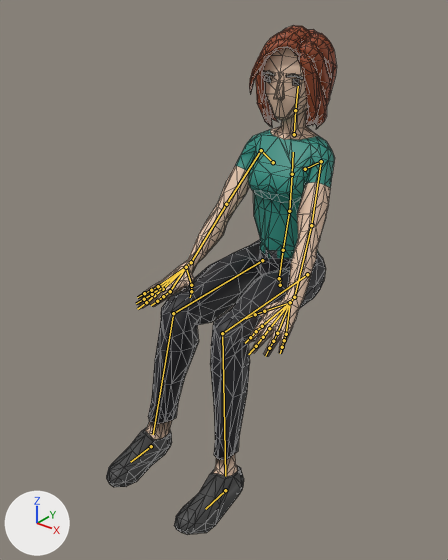
Renders of the glTF model js/models/avatars/club-crowd-f2.glb from each side of a commit.
Camera for both pictures: a camera (50 mm lens) standing at (1.101, -1.639, 1.502) and looking at (-0.012, -0.247, 0.639). The lights are fixed; the arrows at lower left show +X, +Y and +Z. The older version comes first. Both versions are drawn at frame 287 of the action 'Seated_Low_Loop'; the numbers are the values there. The bones that change, and the others that lie on the model, are drawn over the model as lines. Mesh edges are drawn as thin lines.

In view in the first picture: 'Casual_Body'.
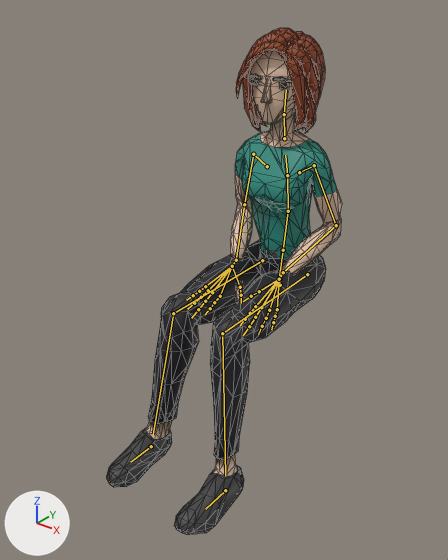
Changed parts and their boxes (x1, y1, x2, y2) in the pictures (448 x 560 px):
```json
{"object": "Casual_Body", "change": "posed", "before": [107, 26, 337, 534], "after": [107, 28, 342, 534]}
{"bone": "Abdomen", "before": "(283, 250) to (289, 211)", "after": "(283, 250) to (288, 211)"}
{"bone": "Torso", "before": "(289, 211) to (292, 174)", "after": "(288, 211) to (287, 175)"}
{"bone": "Chest", "before": "(292, 174) to (293, 152)", "after": "(287, 175) to (285, 155)"}
{"bone": "Neck", "before": "(294, 134) to (295, 110)", "after": "(284, 138) to (284, 114)"}
{"bone": "Head", "before": "(295, 110) to (298, 86)", "after": "(284, 114) to (286, 89)"}
{"bone": "UpperArm.L", "before": "(321, 161) to (311, 225)", "after": "(314, 165) to (336, 225)"}
{"bone": "LowerArm.L", "before": "(311, 225) to (294, 297)", "after": "(336, 225) to (283, 272)"}
{"bone": "Wrist.L", "before": "(294, 297) to (290, 302)", "after": "(283, 272) to (279, 279)"}
{"bone": "UpperArm.R", "before": "(261, 150) to (226, 204)", "after": "(253, 154) to (244, 204)"}
{"bone": "LowerArm.R", "before": "(226, 204) to (191, 262)", "after": "(244, 204) to (236, 260)"}
{"bone": "Wrist.R", "before": "(191, 262) to (186, 267)", "after": "(236, 260) to (232, 266)"}
```

Scene script edits in JSON lines:
```json
{"block": "bone_abdomen", "where": "bone_abdomen = bpy.data.objects['CharacterArmature'].pose.bones['Abdomen']  # child of 'Hips'"}
{"op": "set", "path": "bone_abdomen.rotation_quaternion", "old": "(1.0, 0.003, 0.001, 0.001)", "new": "(0.999, 0.036, 0.001, 0.001)", "note": "degrees (0, 0, 0) -> degrees (4, 0, 0)"}
{"block": "bone_torso", "where": "bone_torso = bpy.data.objects['CharacterArmature'].pose.bones['Torso']  # child of 'Abdomen'"}
{"op": "set", "path": "bone_torso.rotation_quaternion", "old": "(1.0, 0.003, 0.002, 0.001)", "new": "(0.999, 0.042, 0.001, 0.0)", "note": "degrees (0, 0, 0) -> degrees (5, 0, 0)"}
{"block": "bone_chest", "where": "bone_chest = bpy.data.objects['CharacterArmature'].pose.bones['Chest']  # child of 'Torso'"}
{"op": "set", "path": "bone_chest.rotation_quaternion", "old": "(1.0, 0.003, 0.002, 0.001)", "new": "(0.999, 0.042, 0.001, 0.0)", "note": "degrees (0, 0, 0) -> degrees (5, 0, 0)"}
{"block": "bone_neck", "where": "bone_neck = bpy.data.objects['CharacterArmature'].pose.bones['Neck']  # child of 'Chest'"}
{"op": "set", "path": "bone_neck.rotation_quaternion", "old": "(1.0, -0.004, 0.013, -0.003)", "new": "(0.999, -0.048, 0.013, -0.003)", "note": "degrees (0, 1, 0) -> degrees (-6, 1, 0)"}
{"block": "bone_head", "where": "bone_head = bpy.data.objects['CharacterArmature'].pose.bones['Head']  # child of 'Neck'"}
{"op": "set", "path": "bone_head.rotation_quaternion", "old": "(1.0, -0.007, 0.02, -0.005)", "new": "(0.997, -0.073, 0.018, -0.002)", "note": "degrees (-1, 2, -1) -> degrees (-8, 2, 0)"}
{"block": "bone_upperarm_l", "where": "bone_upperarm_l = bpy.data.objects['CharacterArmature'].pose.bones['UpperArm.L']  # child of 'Shoulder.L'"}
{"op": "set", "path": "bone_upperarm_l.rotation_quaternion", "old": "(0.782, -0.507, 0.015, -0.361)", "new": "(0.809, -0.579, -0.073, 0.076)", "note": "degrees (-59, -20, -38) -> degrees (-71, -2, 12)"}
{"block": "bone_lowerarm_l", "where": "bone_lowerarm_l = bpy.data.objects['CharacterArmature'].pose.bones['LowerArm.L']  # child of 'UpperArm.L'"}
{"op": "set", "path": "bone_lowerarm_l.rotation_quaternion", "old": "(0.996, -0.018, 0.076, 0.04)", "new": "(0.675, -0.12, 0.476, -0.551)", "note": "degrees (-2, 9, 4) -> degrees (-53, 31, -94)"}
{"block": "bone_wrist_l", "where": "bone_wrist_l = bpy.data.objects['CharacterArmature'].pose.bones['Wrist.L']  # child of 'LowerArm.L'"}
{"op": "set", "path": "bone_wrist_l.rotation_quaternion", "old": "(0.919, 0.216, 0.206, -0.257)", "new": "(0.952, 0.141, 0.243, 0.121)", "note": "degrees (19, 29, -26) -> degrees (21, 25, 19)"}
{"block": "bone_upperarm_r", "where": "bone_upperarm_r = bpy.data.objects['CharacterArmature'].pose.bones['UpperArm.R']  # child of 'Shoulder.R'"}
{"op": "set", "path": "bone_upperarm_r.rotation_quaternion", "old": "(0.782, -0.504, -0.01, 0.366)", "new": "(0.804, -0.586, 0.08, -0.06)", "note": "degrees (-58, 21, 39) -> degrees (-73, 3, -11)"}
{"block": "bone_lowerarm_r", "where": "bone_lowerarm_r = bpy.data.objects['CharacterArmature'].pose.bones['LowerArm.R']  # child of 'UpperArm.R'"}
{"op": "set", "path": "bone_lowerarm_r.rotation_quaternion", "old": "(-0.996, 0.017, 0.075, 0.04)", "new": "(-0.69, 0.112, 0.475, -0.535)", "note": "degrees (-2, -9, -4) -> degrees (-52, -32, 92)"}
{"block": "bone_wrist_r", "where": "bone_wrist_r = bpy.data.objects['CharacterArmature'].pose.bones['Wrist.R']  # child of 'LowerArm.R'"}
{"op": "set", "path": "bone_wrist_r.rotation_quaternion", "old": "(0.922, 0.21, -0.205, 0.253)", "new": "(0.953, 0.136, -0.245, -0.115)", "note": "degrees (19, -29, 26) -> degrees (20, -26, -19)"}
```
